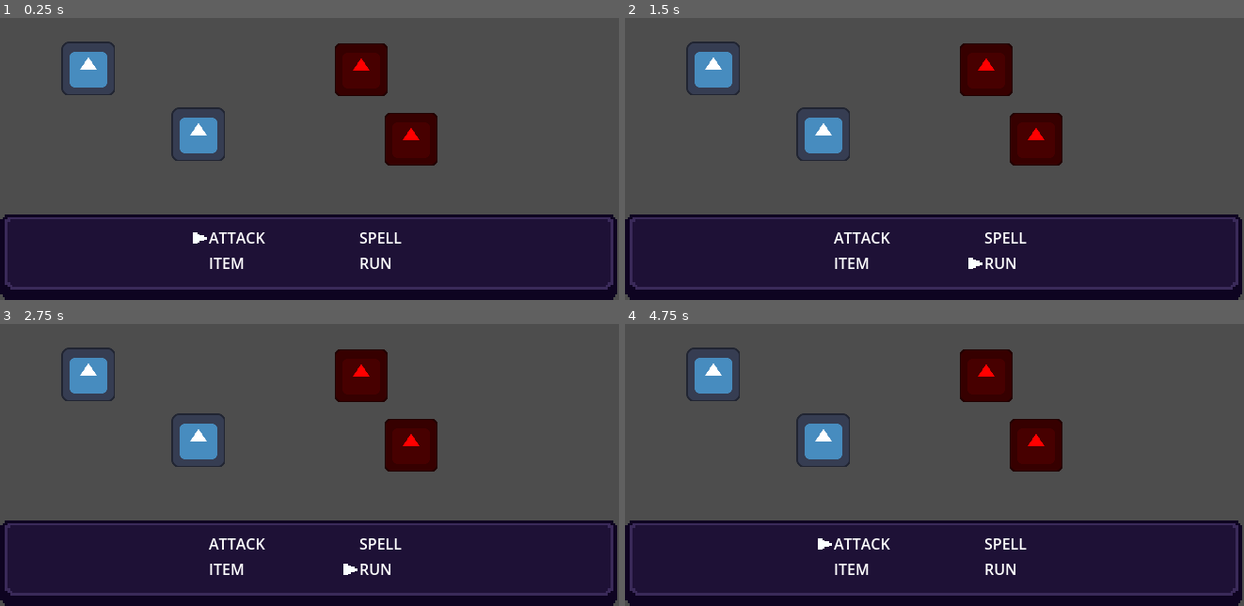
Above: before the commit, frames 1-4 (two rows, left to right).
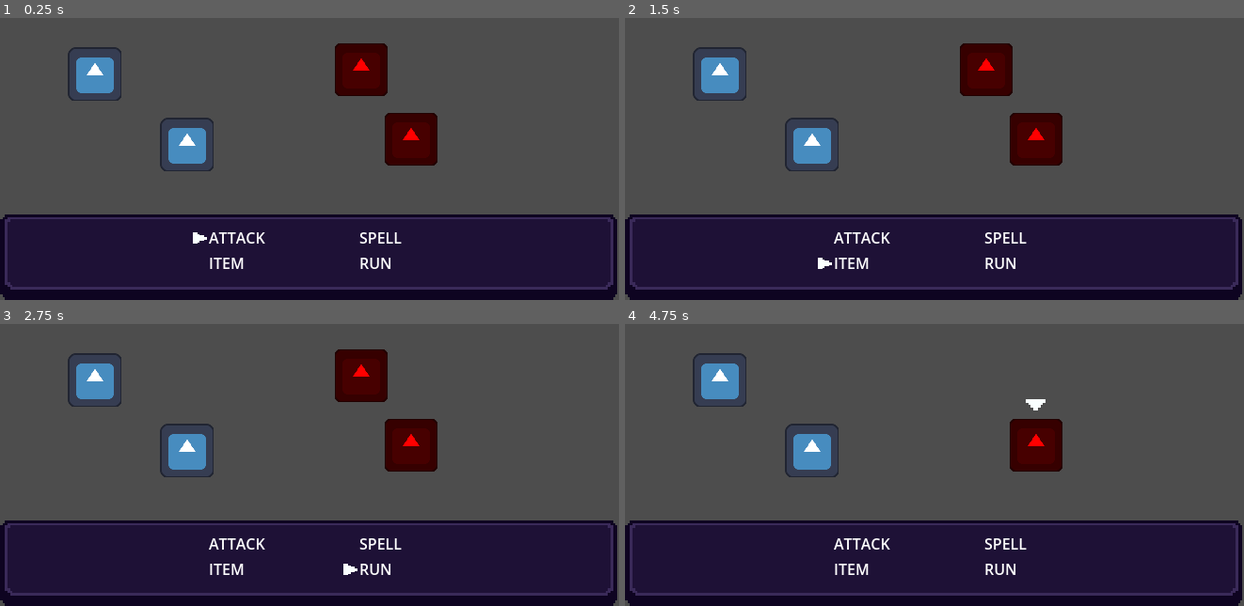
Above: after the commit, the same moments.

Repository: felipe-rf/GDRPG
Game: Godot game, scene res://scenes/combat/combat_scene.tscn
Two runs of this game, one before a commit and one after it. Both use one fixed random seed, a clock stepped at 60 frames per second and the inputs below. This scene is started directly instead of the project's main scene. The engine's default icon, where the game draws it, is replaced by a stand-in: a white triangle on a blue panel in a dark square.
Inputs:
- Up to frame 1 (0.25 s): no input
- Up to frame 2 (1.5 s): tap Enter at 0.5 s; hold Right (ui_right) 0.53-1.28 s; tap Space (ui_select) at 0.6, 0.77, 1.07, 1.35 s; hold Down (ui_down) from 1.28 s (still down)
- Up to frame 3 (2.75 s): tap Space (ui_select) at 1.52, 1.82, 2, 2.1 s; release Down (ui_down) at 2.03 s; hold Right (ui_right) from 2.03 s (still down)
- Up to frame 4 (4.75 s): tap Enter at 2.75 s; release Right (ui_right) at 2.78 s; hold Up (ui_up) 2.78-3.53 s; tap Space (ui_select) at 2.85, 3.02, 3.32, 3.6, 3.77, 4.07, 4.25, 4.35, 4.52 s; hold Left (ui_left) from 3.53 s (still down); tap Escape (ui_cancel) at 4.15 s

The runs differ from the first frame. In frame 1, 2.0% of the frame differs, in the area x 9-37%, y 8-55%; in frame 2, 2.1%; in frame 3, 2.0%; in frame 4, 3.7%, in the area x 9-68%, y 8-80%.

Commit message:
added spells

Diff:
--- /dev/null
+++ b/assets/spells/fireball.tres
@@ -0,0 +1,9 @@
+[gd_resource type="Resource" load_steps=2 format=3 uid="uid://n7fkxajjv685"]
+
+[ext_resource type="Script" path="res://scripts/spells/fireball_spell.gd" id="1_vawwm"]
+
+[resource]
+script = ExtResource("1_vawwm")
+spell_name = "Fireball"
+description = "Causes 1-10 damage"
+target_type = 3
--- /dev/null
+++ b/assets/spells/frostray.tres
@@ -0,0 +1,9 @@
+[gd_resource type="Resource" load_steps=2 format=3 uid="uid://c40jvx4hn5c8n"]
+
+[ext_resource type="Script" path="res://scripts/spells/frost_ray.gd" id="1_qprwn"]
+
+[resource]
+script = ExtResource("1_qprwn")
+spell_name = "Ray of Frost"
+description = "Deals 1-10 damage and reduces target's speed for 2 turns."
+target_type = 1
--- /dev/null
+++ b/assets/spells/heal.tres
@@ -0,0 +1,9 @@
+[gd_resource type="Resource" load_steps=2 format=3 uid="uid://xu4ndfhlojia"]
+
+[ext_resource type="Script" path="res://scripts/spells/heal_spell.gd" id="1_1obx8"]
+
+[resource]
+script = ExtResource("1_1obx8")
+spell_name = "Heal"
+description = "Heals 1-8 health points."
+target_type = 0
--- /dev/null
+++ b/assets/spells/strenght.tres
@@ -0,0 +1,9 @@
+[gd_resource type="Resource" load_steps=2 format=3 uid="uid://cl8qpl5vl6et6"]
+
+[ext_resource type="Script" path="res://scripts/spells/strenght_spell.gd" id="1_k2pv4"]
+
+[resource]
+script = ExtResource("1_k2pv4")
+spell_name = "Strenght"
+description = "Doubles the target's strenght for 2 rounds."
+target_type = 0
--- a/scenes/combat/ActionMenu.tscn
+++ b/scenes/combat/ActionMenu.tscn
@@ -28,7 +28,16 @@
 offset_bottom = 376.0
 theme = ExtResource("1_twjxi")
 
-[node name="GridContainer" type="GridContainer" parent="Panel"]
+[node name="SpellMenu" type="GridContainer" parent="Panel"]
+layout_mode = 0
+offset_left = 222.0
+offset_top = 13.0
+offset_right = 814.0
+offset_bottom = 117.0
+theme_override_constants/h_separation = 100
+columns = 2
+
+[node name="MainMenu" type="GridContainer" parent="Panel"]
 layout_mode = 0
 offset_left = 222.0
 offset_top = 13.0
@@ -37,68 +46,35 @@
 theme_override_constants/h_separation = 100
 columns = 2
 
-[node name="Attack" type="Label" parent="Panel/GridContainer"]
+[node name="Attack" type="Label" parent="Panel/MainMenu"]
 layout_mode = 2
 text = "ATTACK"
 script = ExtResource("3_7o6io")
 
-[node name="Spell" type="Label" parent="Panel/GridContainer"]
+[node name="Spell" type="Label" parent="Panel/MainMenu"]
 layout_mode = 2
 text = "SPELL"
 script = ExtResource("3_7o6io")
 
-[node name="Item" type="Label" parent="Panel/GridContainer"]
+[node name="Item" type="Label" parent="Panel/MainMenu"]
 layout_mode = 2
 text = "ITEM"
 script = ExtResource("3_7o6io")
 
-[node name="Run" type="Label" parent="Panel/GridContainer"]
+[node name="Run" type="Label" parent="Panel/MainMenu"]
 layout_mode = 2
 text = "RUN"
 script = ExtResource("3_7o6io")
 
-[node name="Panel2" type="Panel" parent="."]
+[node name="SpellPanel" type="Panel" parent="."]
 visible = false
+custom_minimum_size = Vector2(0, 10)
 layout_mode = 0
-offset_left = 370.0
-offset_top = 68.0
-offset_right = 689.0
-offset_bottom = 246.0
+offset_left = 421.0
+offset_top = 96.0
+offset_right = 685.0
+offset_bottom = 267.0
 theme = ExtResource("1_twjxi")
-
-[node name="GridContainer" type="GridContainer" parent="Panel2"]
-layout_mode = 0
-offset_left = 222.0
-offset_top = 13.0
-offset_right = 427.0
-offset_bottom = 63.0
-theme_override_constants/h_separation = 100
-columns = 2
-
-[node name="Attack" type="Label" parent="Panel2/GridContainer"]
-layout_mode = 2
-text = "ATTACK"
-script = ExtResource("3_7o6io")
-
-[node name="Spell" type="Label" parent="Panel2/GridContainer"]
-layout_mode = 2
-text = "SPELL"
-script = ExtResource("3_7o6io")
-
-[node name="Item" type="Label" parent="Panel2/GridContainer"]
-layout_mode = 2
-text = "ITEM"
-script = ExtResource("3_7o6io")
-
-[node name="Run" type="Label" parent="Panel2/GridContainer"]
-layout_mode = 2
-text = "RUN"
-script = ExtResource("3_7o6io")
-
-[node name="VSlider" type="VSlider" parent="Panel2"]
-layout_mode = 0
-offset_right = 16.0
-offset_bottom = 8.0
 
 [node name="MenuCursor" parent="." instance=ExtResource("3_y3s34")]
 layout_mode = 0
@@ -108,7 +84,7 @@
 offset_bottom = 27.0
 texture = ExtResource("5_7nnkj")
 expand_mode = 1
-menu_parent_path = NodePath("../Panel/GridContainer")
+menu_parent_path = NodePath("../Panel/MainMenu")
 cursor_offset = Vector2(10, 0)
 
 [node name="UnitCursor" type="TextureRect" parent="."]
@@ -122,15 +98,17 @@
 script = ExtResource("6_sm4mi")
 
 [node name="unit_timer" type="Timer" parent="."]
-wait_time = 0.5
+wait_time = 0.1
 one_shot = true
 
 [node name="menu_timer" type="Timer" parent="."]
-wait_time = 0.5
+wait_time = 0.1
 one_shot = true
 
-[connection signal="cursor_selected" from="Panel/GridContainer/Attack" to="." method="_on_attack_cursor_selected"]
-[connection signal="cursor_selected" from="Panel2/GridContainer/Attack" to="." method="_on_attack_cursor_selected"]
+[connection signal="cursor_selected" from="Panel/MainMenu/Attack" to="." method="_on_attack_cursor_selected"]
+[connection signal="cursor_selected" from="Panel/MainMenu/Spell" to="." method="_on_spell_cursor_selected"]
+[connection signal="canceled" from="MenuCursor" to="." method="_on_menu_cursor_canceled"]
+[connection signal="item_selected" from="MenuCursor" to="." method="_on_menu_cursor_item_selected"]
 [connection signal="canceled" from="UnitCursor" to="." method="_on_unit_cursor_canceled"]
 [connection signal="selected" from="UnitCursor" to="." method="_on_unit_cursor_selected"]
 [connection signal="timeout" from="unit_timer" to="UnitCursor" method="_on_unit_timer_timeout"]
--- /dev/null
+++ b/scenes/combat/SpellLabel.gd
@@ -0,0 +1,12 @@
+extends MenuItem
+class_name SpellLabel
+
+@export var spell: Spell
+
+func cursor_select():
+	print(name)
+	emit_signal("cursor_selected")
+
+func _initialize(spell: Spell):
+	self.spell = spell
+	self.text = spell.spell_name.to_upper()
--- a/scenes/combat/combat_scene.tscn
+++ b/scenes/combat/combat_scene.tscn
@@ -1,9 +1,13 @@
-[gd_scene load_steps=5 format=3 uid="uid://dxtkg3gd1p2fw"]
+[gd_scene load_steps=9 format=3 uid="uid://dxtkg3gd1p2fw"]
 
 [ext_resource type="PackedScene" uid="uid://b36ts5maohabp" path="res://scenes/combat/ActionMenu.tscn" id="1_40fe4"]
 [ext_resource type="PackedScene" uid="uid://b4jbsl1xp5ms2" path="res://scenes/combat/turn_queue.tscn" id="2_ouiy5"]
 [ext_resource type="PackedScene" uid="uid://6ab4sw7cvmq3" path="res://scenes/units/player_unit.tscn" id="3_44ysu"]
 [ext_resource type="PackedScene" uid="uid://boqnj0ivkh3g" path="res://scenes/units/enemy_unit.tscn" id="4_ujdg3"]
+[ext_resource type="Resource" uid="uid://c40jvx4hn5c8n" path="res://assets/spells/frostray.tres" id="4_v5l2s"]
+[ext_resource type="Resource" uid="uid://xu4ndfhlojia" path="res://assets/spells/heal.tres" id="5_hdl80"]
+[ext_resource type="Resource" uid="uid://n7fkxajjv685" path="res://assets/spells/fireball.tres" id="6_nm154"]
+[ext_resource type="Resource" uid="uid://cl8qpl5vl6et6" path="res://assets/spells/strenght.tres" id="7_021l6"]
 
 [node name="CombatScene" type="Node2D"]
 
@@ -11,38 +15,48 @@
 
 [node name="TurnQueue" parent="." instance=ExtResource("2_ouiy5")]
 
+[node name="PlayerUnit2" parent="TurnQueue" instance=ExtResource("3_44ysu")]
+position = Vector2(101, 130)
+base_health = 20
+base_attack = 8
+base_speed = 5
+base_defense = 8
+base_precision = 2
+base_magic = 3
+base_strenght = 3
+unit_name = "Player 1"
+spell_list = Array[Resource("res://scripts/resources/spell.gd")]([ExtResource("4_v5l2s"), ExtResource("5_hdl80")])
+
 [node name="PlayerUnit" parent="TurnQueue" instance=ExtResource("3_44ysu")]
-position = Vector2(94, 124)
+position = Vector2(199, 205)
 base_health = 20
-base_attack = 5
-base_speed = 10
-base_defense = 5
-base_precision = 10
-unit_name = "Player"
-
-[node name="PlayerUnit2" parent="TurnQueue" instance=ExtResource("3_44ysu")]
-position = Vector2(211, 194)
-base_health = 20
-base_attack = 5
-base_speed = 20
-base_defense = 5
-base_precision = 20
+base_attack = 8
+base_speed = 5
+base_defense = 8
+base_precision = 2
+base_magic = 3
+base_strenght = 3
 unit_name = "Player 2"
+spell_list = Array[Resource("res://scripts/resources/spell.gd")]([ExtResource("6_nm154"), ExtResource("7_021l6")])
 
 [node name="EnemyUnit" parent="TurnQueue" instance=ExtResource("4_ujdg3")]
 position = Vector2(384, 125)
-base_health = 10
-base_attack = 5
-base_speed = 10
-base_defense = 5
-base_precision = 10
-unit_name = "Inimigo"
+base_health = 20
+base_attack = 8
+base_speed = 5
+base_defense = 8
+base_precision = 2
+base_magic = 3
+base_strenght = 3
+unit_name = "Enemy 1"
 
 [node name="EnemyUnit2" parent="TurnQueue" instance=ExtResource("4_ujdg3")]
 position = Vector2(437, 199)
-base_health = 10
-base_attack = 5
-base_speed = 10
-base_defense = 5
-base_precision = 10
-unit_name = "Inimigo 2"
+base_health = 20
+base_attack = 8
+base_speed = 5
+base_defense = 8
+base_precision = 2
+base_magic = 3
+base_strenght = 3
+unit_name = "Enemy 2"
--- /dev/null
+++ b/scenes/gui/spell_label.tscn
@@ -0,0 +1,8 @@
+[gd_scene load_steps=2 format=3 uid="uid://tqxdsk1td0yt"]
+
+[ext_resource type="Script" path="res://scenes/combat/SpellLabel.gd" id="1_44wlg"]
+
+[node name="SpellLabel" type="Label"]
+offset_right = 40.0
+offset_bottom = 23.0
+script = ExtResource("1_44wlg")
--- a/scenes/units/unit.tscn
+++ b/scenes/units/unit.tscn
@@ -1,8 +1,25 @@
-[gd_scene load_steps=2 format=3 uid="uid://xarsl6qnswo"]
+[gd_scene load_steps=3 format=3 uid="uid://xarsl6qnswo"]
 
 [ext_resource type="Script" path="res://scripts/Unit.gd" id="1_2g0kb"]
+
+[sub_resource type="GDScript" id="GDScript_1t2v4"]
+script/source = "extends Node2D
+
+
+# Called when the node enters the scene tree for the first time.
+func _ready():
+	pass # Replace with function body.
+
+
+# Called every frame. 'delta' is the elapsed time since the previous frame.
+func _process(delta):
+	for i in
+"
 
 [node name="Unit" type="Node2D"]
 script = ExtResource("1_2g0kb")
 
 [node name="Sprite2D" type="Sprite2D" parent="."]
+
+[node name="StatTimer" type="Node2D" parent="."]
+script = SubResource("GDScript_1t2v4")
--- a/scripts/TurnQueue.gd
+++ b/scripts/TurnQueue.gd
@@ -4,7 +4,7 @@
 
 var active_unit
 var unit_list:Array[Unit]
-
+var unit_list_unsorted:Array[Unit]
 func _get_unit_list():
 	var prelist = get_children().filter(func(element): return element is Unit)
 	var list:Array[Unit]
@@ -15,6 +15,7 @@
 
 func _refresh_unit_list(list: Array[Unit]):
 	list = list.filter(func(element):return element.state != 2)
+
 	return list
 
 func _initialize():
--- a/scripts/Unit.gd
+++ b/scripts/Unit.gd
@@ -6,12 +6,23 @@
 @export var base_speed:int
 @export var base_defense:int
 @export var base_precision:int
-@export var  unit_name: String
+@export var base_magic: int
+@export var base_strenght: int
+@export var unit_name: String
+@export var spell_list: Array[Spell]
+
+
+
 var health: int
 var attack: int
 var speed: int
 var defense: int
 var precision: int
+var magic: int
+var strenght: int
+
+var stat_timer: Array[int] = [0,0,0,0,0,0,0]
+var queued_stat_timer: Array[int] = [0,0,0,0,0,0,0]
 @onready var sprite = $Sprite2D
 
 signal turnEnded
@@ -35,22 +46,47 @@
 	speed = base_speed
 	defense = base_defense
 	precision = base_precision
+	magic = base_magic
+	strenght = base_strenght
 
 
 
 func _activate(unit_list:Array[Unit]):
-	state = UnitState.Active
 	actions = 1
 	_get_allies(unit_list)
 	_get_enemies(unit_list)
+	for i in range(7):
+		if(stat_timer[i]>0):
+			stat_timer[i] -=1
+			if(stat_timer[i] == 0):
+				_reset_stat(i)
+		else:
+			stat_timer[i] = queued_stat_timer[i]
+			queued_stat_timer[i] = 0
+	state = UnitState.Active
 
 func _deactivate():
 	if(state == UnitState.Active):
 		state = UnitState.Inactive
 
-func _rand10():
+func _reset_stat(stat: int):
+	match stat:
+		UnitStats.attack:
+			attack = base_attack
+		UnitStats.speed:
+			speed = base_speed
+		UnitStats.defense:
+			defense = base_defense
+		UnitStats.precision:
+			precision = base_precision
+		UnitStats.strenght:
+			strenght = base_strenght
+		UnitStats.magic:
+			magic = base_magic
+
+func _rand20():
 	randomize()
-	return(randi_range(1,10))
+	return(randi_range(1,20))
 
 func _get_allies(unit_list:Array[Unit]):
 	print("This shouldn't happen ;-; ")
@@ -78,26 +114,55 @@
 func _receive_healing(heal):
 	if((health+heal)<=base_health):
 		health += heal
+		print(unit_name + " was healed for " + str(heal) + " health points.")
 	else:
 		health += base_health -health
+		print(unit_name + " was healed for " + str(base_health -health) + " health points.")
 
-func _aplly_stat_change(change,stat: int):
+
+func _aplly_stat_change(change: int, stat: int, time:int):
+	queued_stat_timer[stat] = time
 	match stat:
+		UnitStats.attack:
+			if attack == base_attack:
+				attack = change
 		UnitStats.speed:
-			attack *= change
+			if speed == base_speed:
+				speed = change
+		UnitStats.defense:
+			if defense == base_defense:
+				defense = change
+		UnitStats.precision:
+			if precision == base_precision:
+				precision = change
+		UnitStats.strenght:
+			if strenght == base_strenght:
+				strenght = change
+		UnitStats.magic:
+			if magic == base_magic:
+				magic = change
 
 func _miss_attack():
-	print("missed")
+	print(unit_name + " missed.")
 
 func _attack_unit(target: Unit):
 	#Try to hit
-	var hit = _rand10()
+	var hit = _rand20()
+	var dmg = randi_range(1,attack) + strenght
 	if(hit == 1):
 		_miss_attack()
-	elif(hit+precision<target.speed):
+	elif(hit+precision<target.speed+target.defense):
 		_miss_attack()
-	elif(hit+precision>target.speed):
-		print(unit_name + " attacked "+ target.unit_name + " for " + str(attack)+ " damage.")
-		target._receive_damage(attack)
+	elif(hit+precision>target.speed+target.defense):
+		print(unit_name + " attacked "+ target.unit_name + " for " + str(dmg)+ " damage.")
+		target._receive_damage(dmg)
+	_end_turn()
+
+func _end_turn():
 	emit_signal("turnEnded")
 	_deactivate()
+
+func _use_spell(spell: Spell, target_list: Array[Unit]):
+	print(unit_name + " used " + spell.spell_name +".")
+	spell._spell_effect(self,target_list)
+	_end_turn()
--- a/scripts/UnitCursor.gd
+++ b/scripts/UnitCursor.gd
@@ -2,46 +2,32 @@
 
 @onready var unit_timer = $"../unit_timer"
 
-signal selected(target: Unit)
+signal selected(target_list: Array[Unit])
 signal canceled
 
 var unit_list: Array[Unit]
 var disabled = true
-
-func _enable(type: int, list: Array[Unit]):
+var target_type
+func _enable(type: int, list: Array[Unit], current_unit: Unit):
 	unit_timer.start()
+	target_type = type
 	match type:
-		0:
+		EffectTargets.SINGLE_ALLY:
 			unit_list = list.filter(func(element): return element is PlayerUnit)
-		1:
+		EffectTargets.SINGLE_ENEMY:
 			unit_list = list.filter(func(element): return element is EnemyUnit)
+		EffectTargets.SELF:
+			unit_list = [current_unit]
 
 var cursor_index : int = 0
 @export var cursor_offset : Vector2
 func _process(delta):
 	if not disabled:
 		if not self.visible: self.visible = true
-		var input := Vector2.ZERO
-
-		if Input.is_action_just_pressed("ui_up"):
-			input.y -= 1
-		if Input.is_action_just_pressed("ui_down"):
-			input.y += 1
-		if Input.is_action_just_pressed("ui_left"):
-			input.x -= 1
-		if Input.is_action_just_pressed("ui_right"):
-			input.x += 1
-
-		set_cursor_from_index(cursor_index + input.x + input.y * (unit_list.size()/2))
-
-		if Input.is_action_just_pressed("ui_select"):
-			var current_menu_item = get_menu_item_at_index(cursor_index)
-			if current_menu_item != null:
-				emit_signal("selected",current_menu_item)
-				disabled = true
-		if Input.is_action_just_pressed("ui_cancel"):
-			emit_signal("canceled")
-			disabled = true
+		if(target_type == EffectTargets.SINGLE_ALLY or target_type == EffectTargets.SINGLE_ENEMY):
+			single_target_select()
+		else:
+			multiple_target_select()
 	else:
 		self.visible = false
 		cursor_index = 0
@@ -61,8 +47,40 @@
 	global_position = Vector2(menu_position.x+10, menu_position.y-50) - cursor_offset
 	cursor_index = index
 
+func single_target_select():
+	var input := Vector2.ZERO
+	if Input.is_action_just_pressed("ui_up"):
+		input.y -= 1
+	if Input.is_action_just_pressed("ui_down"):
+		input.y += 1
+	if Input.is_action_just_pressed("ui_left"):
+		input.x -= 1
+	if Input.is_action_just_pressed("ui_right"):
+		input.x += 1
 
+	set_cursor_from_index(cursor_index + input.x + input.y * (unit_list.size()/2))
 
+	if Input.is_action_just_pressed("ui_select"):
+		var current_menu_item: Array[Unit] = [get_menu_item_at_index(cursor_index)]
+		if current_menu_item != null:
+			emit_signal("selected",current_menu_item)
+			disabled = true
+
+	if Input.is_action_just_pressed("ui_cancel"):
+		emit_signal("canceled")
+		disabled = true
+
+func multiple_target_select():
+	set_cursor_from_index(0)
+	if Input.is_action_just_pressed("ui_select"):
+		var current_menu_item = unit_list
+		if current_menu_item != null:
+			emit_signal("selected",current_menu_item)
+			disabled = true
+
+	if Input.is_action_just_pressed("ui_cancel"):
+		emit_signal("canceled")
+		disabled = true
 
 func _on_unit_timer_timeout():
 	disabled = false
--- /dev/null
+++ b/scripts/enums/EffectTargets.gd
@@ -0,0 +1,9 @@
+class_name EffectTargets
+
+enum{
+	SINGLE_ALLY,
+	SINGLE_ENEMY,
+	ALL_ALLIES,
+	ALL_ENEMIES,
+	SELF
+}
--- a/scripts/enums/UnitStats.gd
+++ b/scripts/enums/UnitStats.gd
@@ -2,5 +2,11 @@
 
 enum{
 	health,
-	speed
+	attack,
+	speed,
+	defense,
+	precision,
+	magic,
+	strenght
 }
+#Oh Hello
--- a/scripts/menus/ActionMenu.gd
+++ b/scripts/menus/ActionMenu.gd
@@ -4,18 +4,86 @@
 @onready var menu_cursor = $MenuCursor
 @onready var unit_cursor = $UnitCursor
 
+@onready var main_menu = $Panel/MainMenu
+@onready var spell_menu = $Panel/SpellMenu
+@onready var panel = $Panel
 
+var current_round = 0
+
+enum cursorState{
+	idle,
+	attack,
+	spell
+}
+var current_spell: Spell
+var state = cursorState.idle
 
 func _on_attack_cursor_selected():
 	if(turn_queue.active_unit.state == 0):
 		menu_cursor.disabled = true
-		unit_cursor._enable(1,turn_queue.unit_list)
+		state = cursorState.attack
+		unit_cursor._enable(1,turn_queue.unit_list,turn_queue.active_unit)
 
+func _set_spell_labels(spell_list: Array[Spell]):
+	for i in spell_menu.get_children():
+		i.queue_free()
+	for i in spell_list:
+		var new_panel = SpellLabel.new()
+		new_panel._initialize(i)
+		spell_menu.add_child(new_panel)
 
-func _on_unit_cursor_selected(target:Unit):
-	turn_queue.active_unit._attack_unit(target)
-	menu_cursor._enable()
+func _on_unit_cursor_selected(target_list:Array[Unit]):
+	if state == cursorState.attack:
+		turn_queue.active_unit._attack_unit(target_list[0])
+		menu_cursor._enable()
+		state = cursorState.idle
+	if state == cursorState.spell:
+		turn_queue.active_unit._use_spell(current_spell,target_list)
+		menu_cursor._enable()
+		menu_cursor._set_parent(main_menu)
+		state = cursorState.idle
+		_set_visible(main_menu)
 
 
 func _on_unit_cursor_canceled():
+	if state == cursorState.attack:
+		menu_cursor._enable()
+		state = cursorState.idle
+	if state == cursorState.spell:
+		menu_cursor._enable()
+		state == cursorState.idle
+
+
+func _on_spell_cursor_selected():
+	var spell_list = turn_queue.active_unit.spell_list
+	if spell_list.size() <= 0: return
+	_set_spell_labels(spell_list)
+	_set_visible(spell_menu)
+	menu_cursor._set_parent(spell_menu)
+
+
+
+
+
+func _on_menu_cursor_item_selected(item: MenuItem):
+	if(item is SpellLabel):
+		if(turn_queue.active_unit.state == 0):
+			menu_cursor.disabled = true
+			state = cursorState.spell
+			current_spell = item.spell
+			unit_cursor._enable(current_spell.target_type,turn_queue.unit_list,turn_queue.active_unit)
+		return
+	item.cursor_select()
+
+func _set_visible(menu: Control):
+	for i in panel.get_children():
+		i.visible = false
+	menu.visible = true
+	return
+
+func _on_menu_cursor_canceled():
+	var parents = menu_cursor.previous_parents
+	if menu_cursor.menu_parent == spell_menu:
+		_set_visible(main_menu)
+		menu_cursor._set_parent(main_menu)
 	menu_cursor._enable()
--- a/scripts/menus/MenuCursor.gd
+++ b/scripts/menus/MenuCursor.gd
@@ -4,8 +4,13 @@
 @onready var menu_parent = get_node(menu_parent_path)
 @onready var menu_timer = $"../menu_timer"
 
+signal item_selected(item)
+signal canceled
+
 var disabled = false
 var cursor_index : int = 0
+var previous_parents: Array[Node]
+
 @export var cursor_offset : Vector2
 func _enable():
 	menu_timer.start()
@@ -35,7 +40,10 @@
 
 			if current_menu_item != null:
 				if current_menu_item.has_method("cursor_select"):
-					current_menu_item.cursor_select()
+					emit_signal("item_selected",current_menu_item)
+		if Input.is_action_just_pressed("ui_cancel"):
+			emit_signal("canceled")
+			disabled = true
 	else:
 		self.visible = false
 func get_menu_item_at_index(index : int ) -> Control:
@@ -55,7 +63,10 @@
 	global_position = Vector2(menu_position.x, menu_position.y + (menu_size.y / 2.0)) - (size / 2.0) - cursor_offset
 	cursor_index = index
 
-
+func _set_parent(parent: Control)->void:
+	previous_parents.append(menu_parent)
+	menu_parent = parent
+	cursor_index = 0
 
 func _on_menu_timer_timeout():
 	disabled = false
--- a/scripts/menus/MenuItem.gd
+++ b/scripts/menus/MenuItem.gd
@@ -1,8 +1,8 @@
 extends Label
-
+class_name MenuItem
 
 signal cursor_selected()
 
 func cursor_select():
-	print(name)
+	#print(name)
 	emit_signal("cursor_selected")
--- /dev/null
+++ b/scripts/resources/spell.gd
@@ -0,0 +1,10 @@
+extends Resource
+class_name Spell
+
+@export var icon: Texture2D
+@export var spell_name: String
+@export var description: String
+@export var target_type: int
+
+func _spell_effect(parent: Unit,target_list: Array[Unit]):
+	print("this shouldn't happen ;-;")
--- /dev/null
+++ b/scripts/spells/fireball_spell.gd
@@ -0,0 +1,14 @@
+extends Spell
+
+func _spell_effect(parent: Unit,target_list: Array[Unit]):
+	for target in target_list:
+		var hit = parent._rand20()
+		randomize()
+		var dmg = randi_range(1,10) + parent.magic
+		if(hit == 1):
+			parent._miss_attack()
+		elif(hit+parent.precision<target.speed):
+			parent._miss_attack()
+		elif(hit+parent.precision>target.speed):
+			print(target.unit_name + " was burned for " + str(dmg)+ " damage.")
+			target._receive_damage(dmg)
--- /dev/null
+++ b/scripts/spells/frost_ray.gd
@@ -0,0 +1,15 @@
+extends Spell
+
+func _spell_effect(parent: Unit,target_list: Array[Unit]):
+	var target = target_list[0]
+	var hit = parent._rand20()
+	randomize()
+	var dmg = randi_range(1,5) + parent.magic
+	if(hit == 1):
+		parent._miss_attack()
+	elif(hit+parent.precision<target.speed):
+		parent._miss_attack()
+	elif(hit+parent.precision>target.speed):
+		print(target.unit_name + " received " + str(dmg)+ " ice damage.")
+		target._receive_damage(dmg)
+		target._aplly_stat_change(1,UnitStats.speed,2)
--- /dev/null
+++ b/scripts/spells/heal_spell.gd
@@ -0,0 +1,7 @@
+extends Spell
+
+func _spell_effect(parent: Unit,target_list: Array[Unit]):
+	var target = target_list[0]
+	randomize()
+	var heal = randi_range(1,8)
+	target._receive_healing(heal)
--- /dev/null
+++ b/scripts/spells/strenght_spell.gd
@@ -0,0 +1,5 @@
+extends Spell
+
+func _spell_effect(parent: Unit,target_list: Array[Unit]):
+	var target = target_list[0]
+	target._aplly_stat_change(target.strenght*2,UnitStats.strenght,2)
Not shown, added: scenes/combat/com74F.tmp
